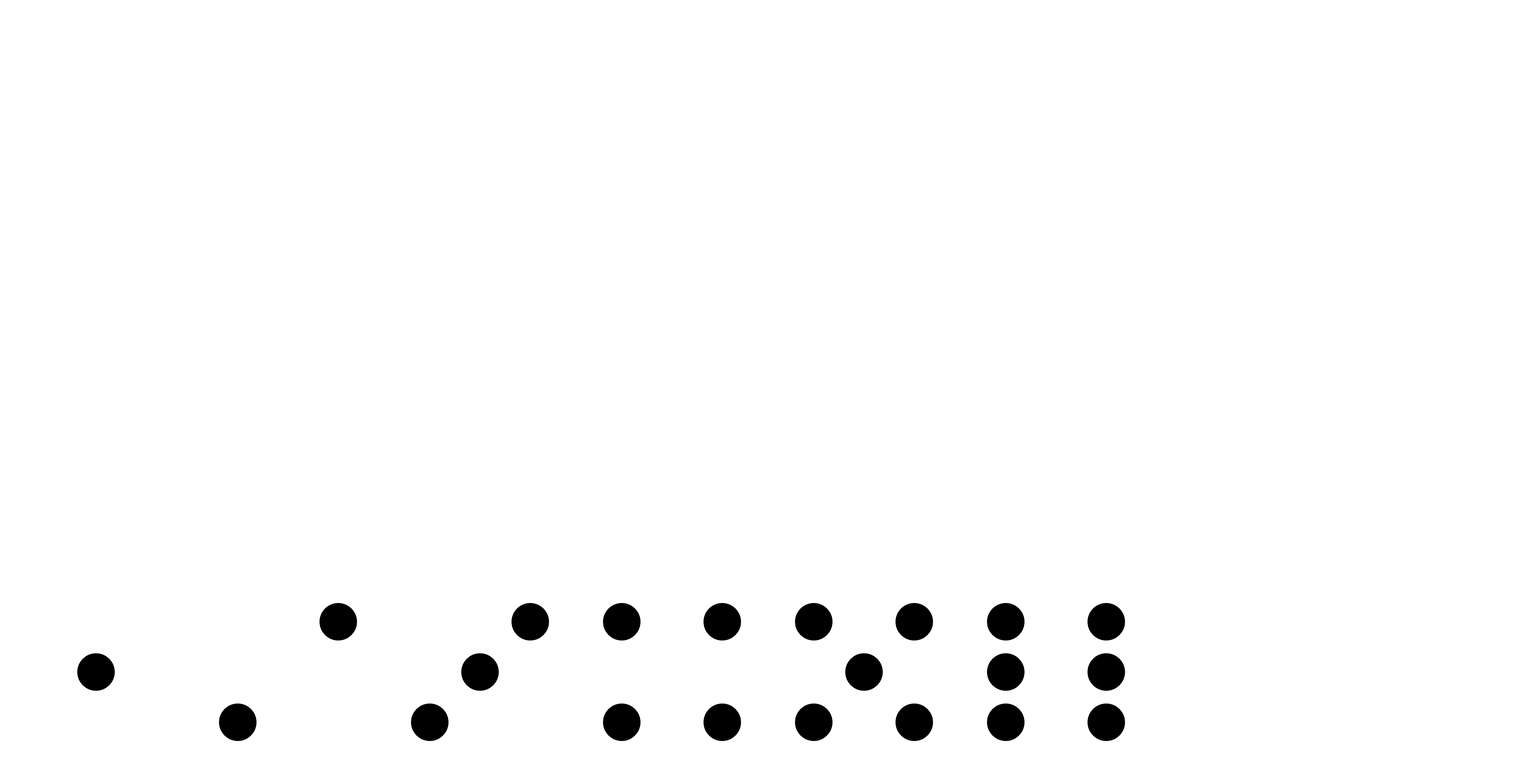
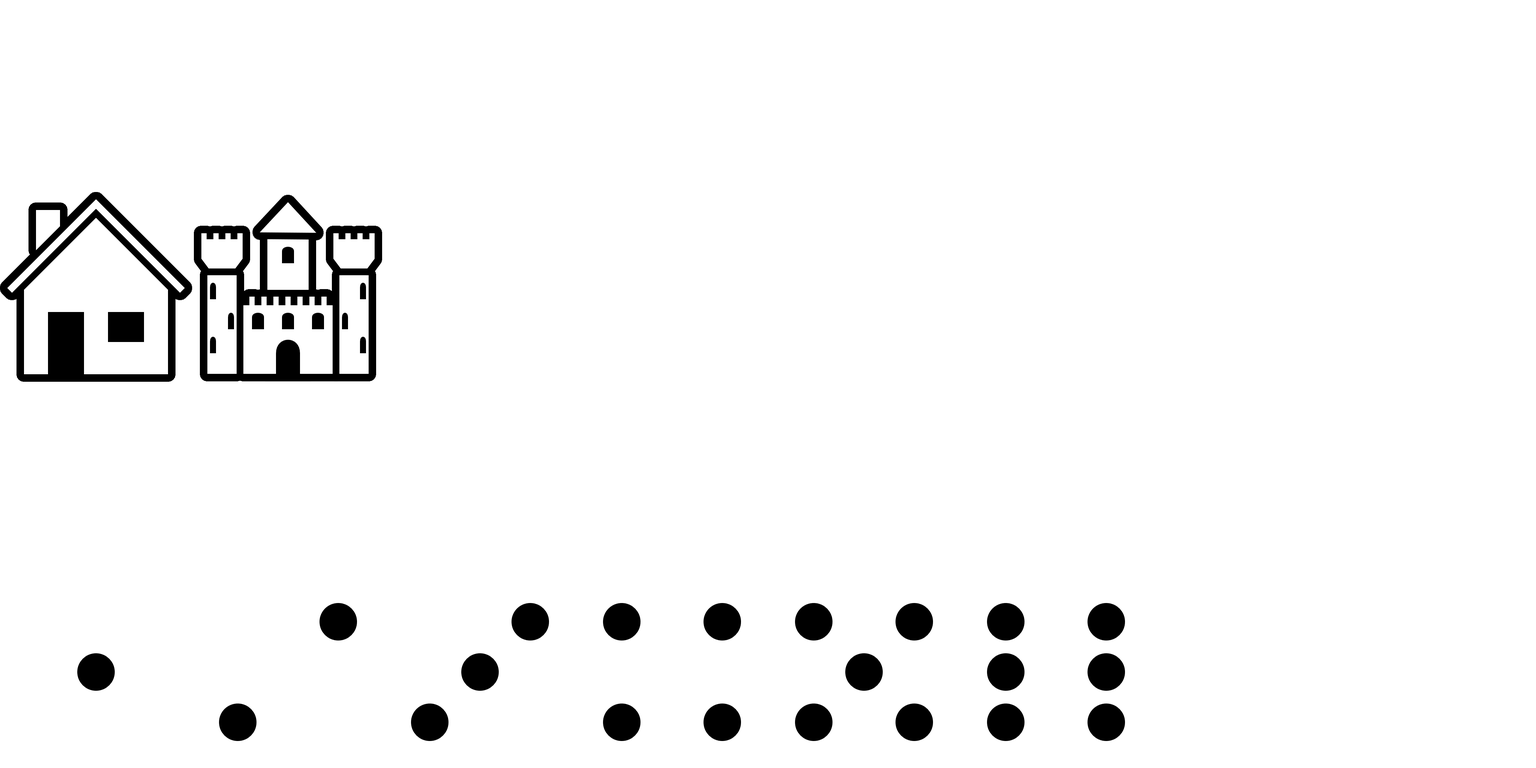
Before/after of a 1536 × 768 layered artwork. What changed in the layer stack:
renamed "castle.png" to "castle.png-Kopie", hid it over 201, 202, 375, 374
painted on "house.png" over 201, 202, 375, 374
added layer "outline" above "stone-crafting.png" over 0, 191, 383, 382
